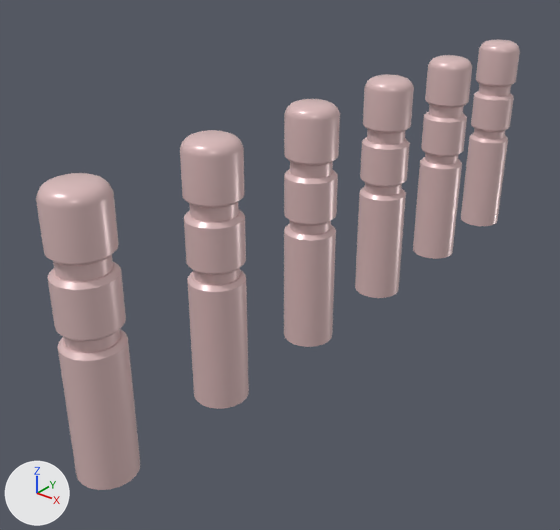
An edit to the FBX model Assets/Models/Props/Bollard_Poles.fbx, drawn before and after from the same camera.
Camera for both pictures: a camera (50 mm lens) standing at (2.06, -3.14, 2.09) and looking at (-0.19, -0.32, 0.34). The axes (+X, +Y, +Z) are drawn at lower left. The lights are the same throughout. Where no turn or scale is listed for an object, it has been applied to the vertices.

Before the edit, the objects in view are built like this:
```python
me_mesh = bpy.data.meshes.new('Mesh')
me_mesh.from_pydata(...)  # 2052 vertices, 2160 faces; spans x -0.13..0.13, y -1.79..1.79, z 0.0..1.21
me_mesh.materials.append(mat_aistandardsurface1)  # light grey #e2c1c1
ob_bollard_poles = bpy.data.objects.new('Bollard_Poles', me_mesh)
ob_bollard_poles.location = (0.0, 0.001, 0.0)
```
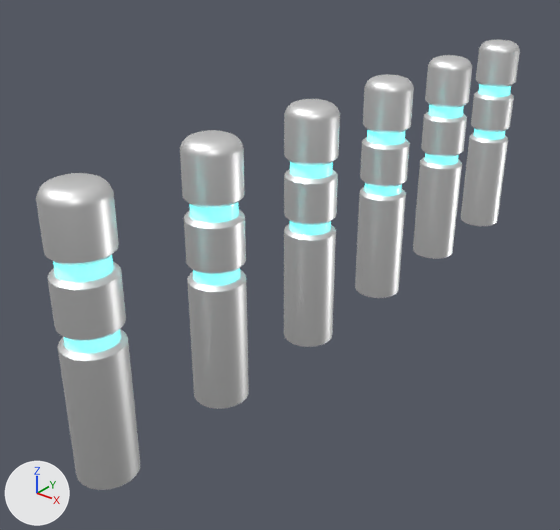
Edits to the scene script, one JSON object a line:
```json
{"op": "add", "block": "mat_neon", "code": ["mat_neon = principled_material('Neon')", "mat_neon.base_color = (1.0, 1.0, 1.0)  # white #ffffff", "mat_neon.roughness = 0.1", "mat_neon.emission_color = (0.0, 1.0, 1.0)  # cyan #00ffff", "mat_neon.emission_strength = 1.0"]}
{"op": "add", "block": "mat_basemetal", "code": ["mat_basemetal = principled_material('BaseMetal')", "mat_basemetal.base_color = (1.0, 1.0, 1.0)  # white #ffffff", "mat_basemetal.metallic = 1.0", "mat_basemetal.roughness = 0.448"]}
{"block": "me_mesh", "where": "me_mesh.from_pydata(...)  # 2052 vertices, 2160 faces; spans x -0.13..0.13, y -1.79..1.79, z 0.0..1.21"}
{"block": "me_mesh", "where": "# used by ob_bollard_poles; location = (0.0, 0.001, 0.0)"}
{"block": "me_mesh", "change": "me_mesh part 1: 1920 of the faces centred in x -0.12..0.12, y -1.79..1.79, z 0.0..1.21 switch from mat_aistandardsurface1 (light grey #e2c1c1) to mat_basemetal (white #ffffff)"}
{"block": "me_mesh", "change": "me_mesh part 2: 80 of the faces centred in x -0.1..0.1, y -0.43..0.43, z 0.63..0.92 switch from mat_aistandardsurface1 (light grey #e2c1c1) to mat_neon (white #ffffff)"}
{"block": "me_mesh", "change": "me_mesh part 3: 40 of the faces centred in x -0.1..0.1, y -1.76..-1.57, z 0.63..0.92 switch from mat_aistandardsurface1 (light grey #e2c1c1) to mat_neon (white #ffffff)"}
{"block": "me_mesh", "change": "me_mesh part 4: 40 of the faces centred in x -0.1..0.1, y -1.1..-0.9, z 0.63..0.92 switch from mat_aistandardsurface1 (light grey #e2c1c1) to mat_neon (white #ffffff)"}
{"block": "me_mesh", "change": "me_mesh part 5: 40 of the faces centred in x -0.1..0.1, y 0.9..1.1, z 0.63..0.92 switch from mat_aistandardsurface1 (light grey #e2c1c1) to mat_neon (white #ffffff)"}
{"block": "me_mesh", "change": "me_mesh part 6: 40 of the faces centred in x -0.1..0.1, y 1.57..1.76, z 0.63..0.92 switch from mat_aistandardsurface1 (light grey #e2c1c1) to mat_neon (white #ffffff)"}
```

Where the change shows, as pixel boxes (x1, y1, x2, y2) in the pictures (560 x 530 px):
```json
{"part": 1, "of": "me_mesh", "change": "recoloured", "before": [36, 40, 520, 490], "after": [36, 40, 520, 490]}
{"part": 2, "of": "me_mesh", "change": "recoloured", "before": [290, 130, 405, 235], "after": [290, 130, 405, 235]}
{"part": 3, "of": "me_mesh", "change": "recoloured", "before": [53, 255, 120, 353], "after": [53, 255, 120, 353], "on screen": "grey to cyan"}
{"part": 4, "of": "me_mesh", "change": "recoloured", "before": [189, 202, 240, 285], "after": [189, 202, 240, 285]}
{"part": 5, "of": "me_mesh", "change": "recoloured", "before": [425, 104, 464, 165], "after": [425, 104, 464, 165]}
{"part": 6, "of": "me_mesh", "change": "recoloured", "before": [474, 84, 511, 139], "after": [474, 84, 511, 139]}
```
